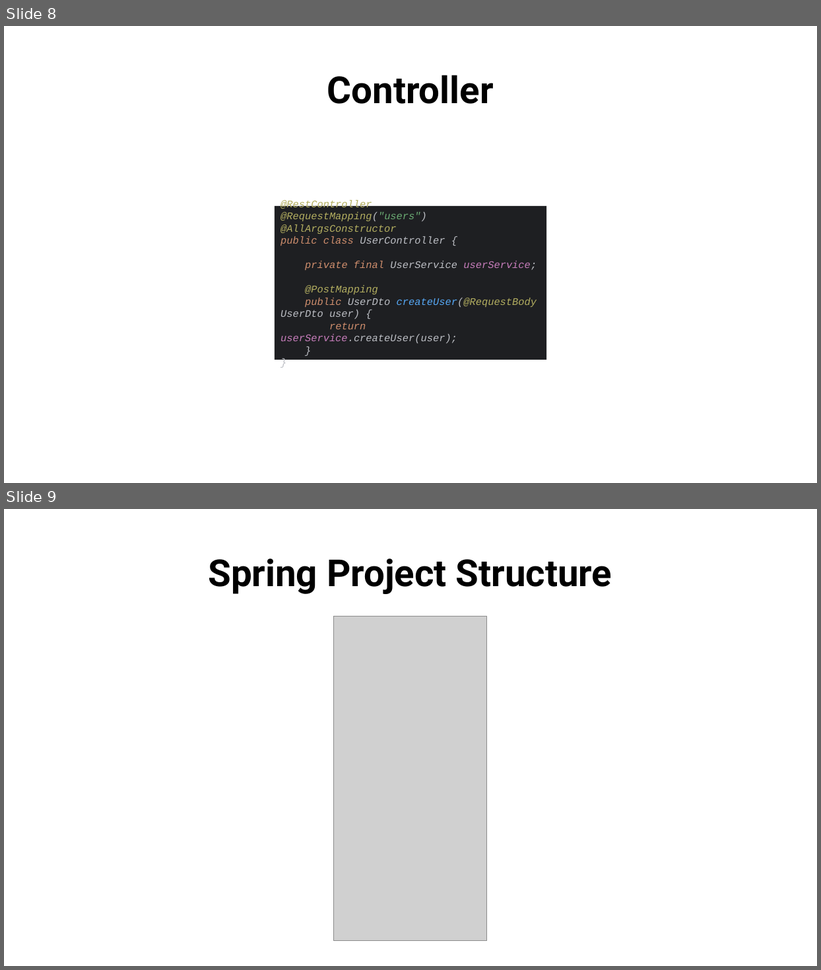
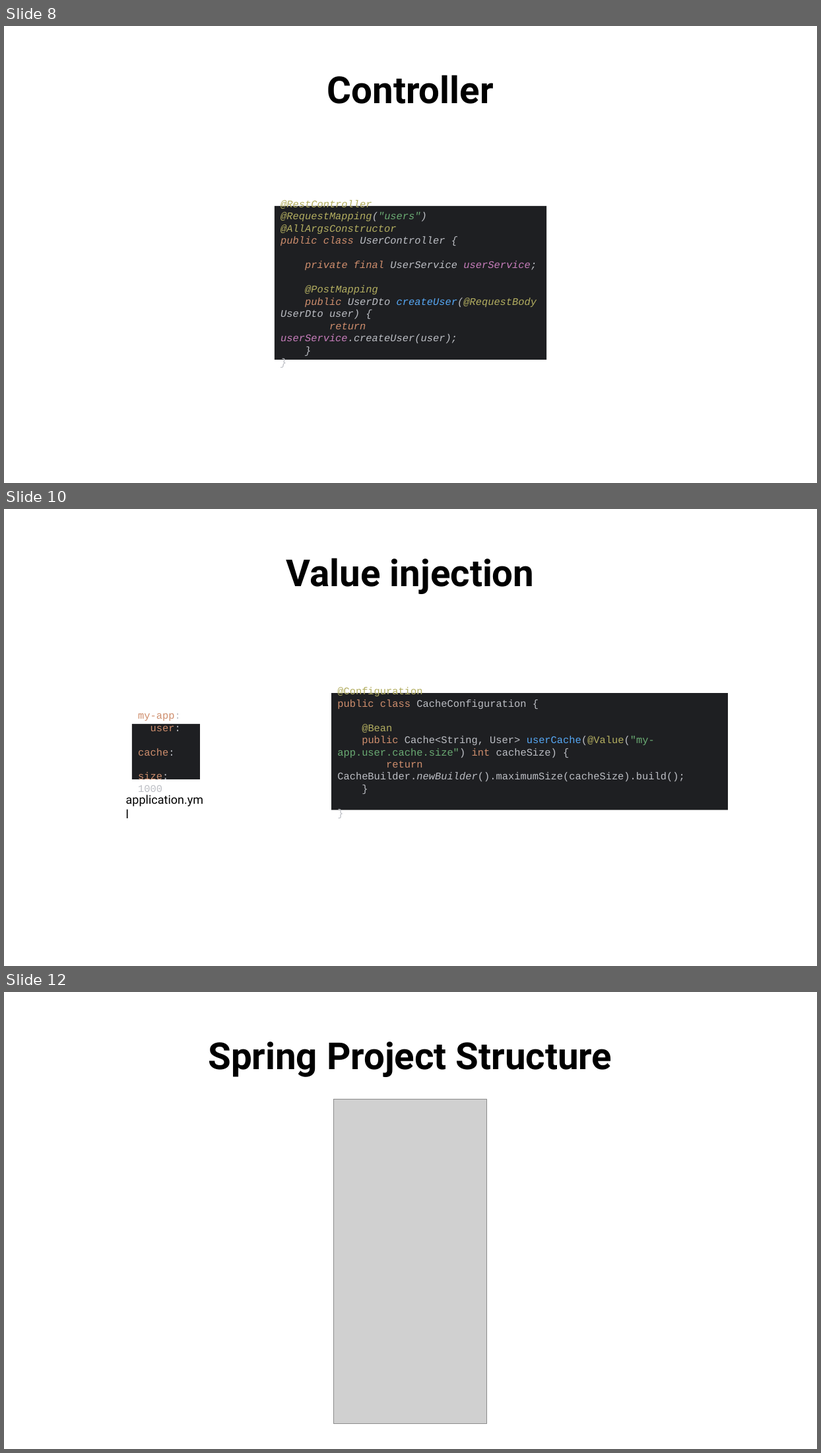
Before and after one commit to aminebag/distributed_systems, a slide deck: spring.pptx. Shown one above the other, each under a label of ours: slides 8 and 9 before the commit, slides 8, 10 and 12 after it; the slides between them are not shown. The pictures are 821x970 and 821x1453 pixels, drawn with LibreOffice and Linux fonts; fonts in the diff are those of the drawing; grey boxes stand for pictures. Boxes give left, top, right and bottom in pixels: in the first picture for what was removed or moved away, otherwise in the second. Text is boxed around its words. In the diff, an @@ line names an element or a change of style, - is before the commit and + after.

```diff
--- a/spring.pptx
+++ b/spring.pptx
@@ slide 10 added at <box>4,509,817,966</box>, background #FFFFFF @@
@@ text added at <box>286,558,535,594</box>, 44 pt, text #000000, bold @@
+Value injection
@@ rectangle added at <box>331,693,728,811</box>, fill #1E1F22, 12 pt, text #BCBEC4 @@
+@Configuration
+public class CacheConfiguration {
+@Bean
+public Cache<String, User> userCache(@Value("my-app.user.cache.size") int cacheSize) {
+return CacheBuilder.newBuilder().maximumSize(cacheSize).build();
+}
+}
@@ rectangle added at <box>132,724,200,780</box>, fill #1E1F22, 12 pt, text #CF8E6D @@
+my-app:
+user:
+cache:
+size: 1000
@@ text added at <box>126,795,203,807</box>, 14 pt, text #000000 @@
+application.yml
@@ what was slide 9 is now slide 12 @@
```
Also in this commit, not shown: 2 other slides added.
